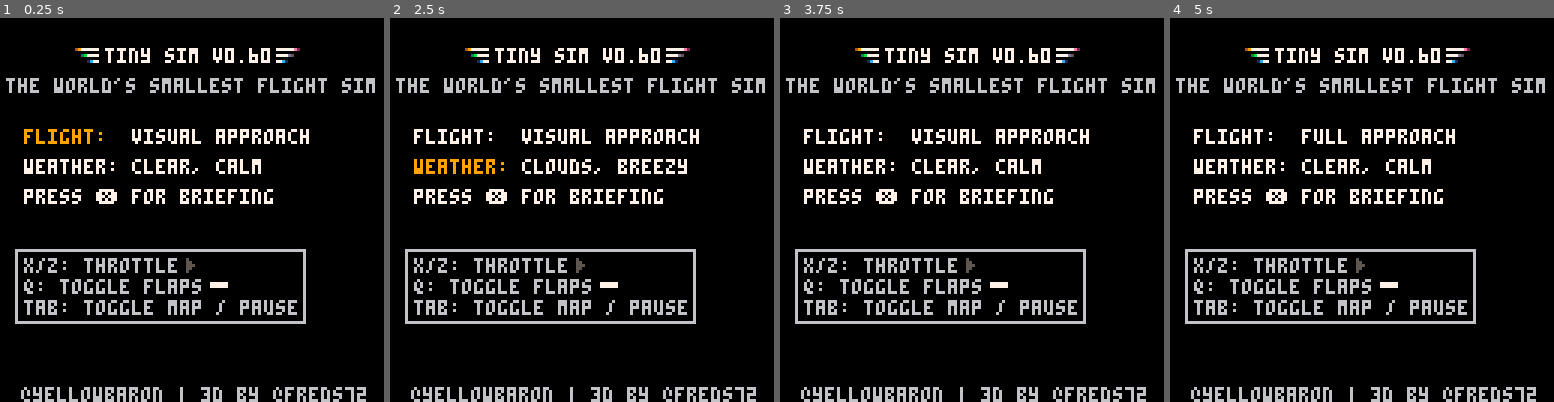
Above: before the commit, frames 1-4 (left to right).
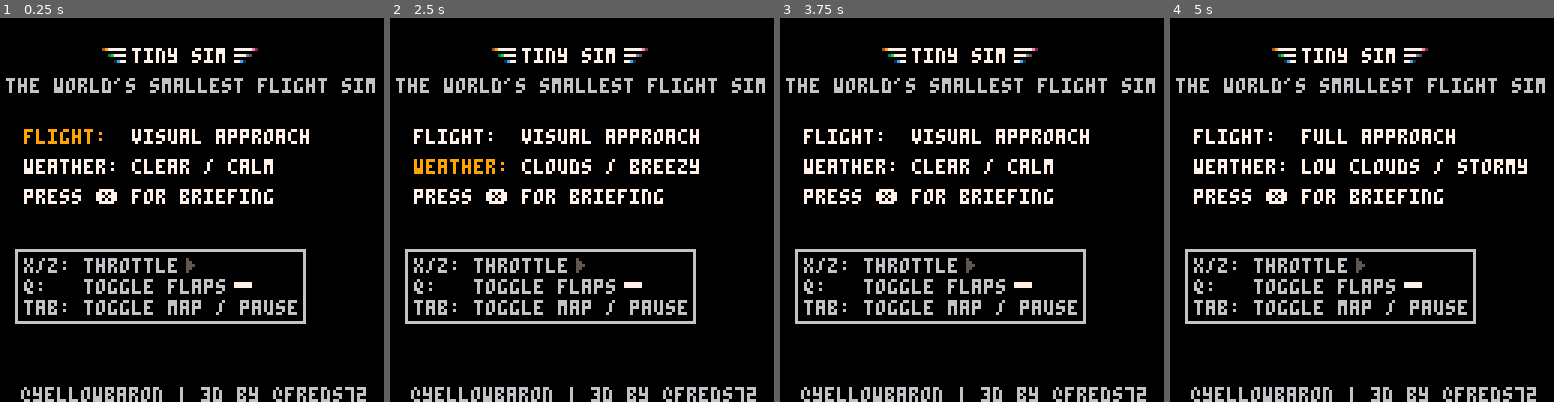
Above: after the commit, the same moments.

Repository: freds72/tiny_sim
Game: PICO-8 cartridge carts/tinysim.p8
Two runs of this game, one before a commit and one after it. Both use one fixed random seed, a clock stepped at 60 frames per second and the inputs below.
Inputs:
- Up to frame 1 (0.25 s): no input
- Up to frame 2 (2.5 s): tap X (X key) at 0.33, 1.07, 1.85 s; tap O (Z key) at 0.7, 1.7, 2.1 s; hold Right 1.6-2.1 s; hold Up 2.15-2.42 s; hold Right from 2.47 s (still down)
- Up to frame 3 (3.75 s): tap O (Z key) every 0.4 s from 2.5 to 3.7 s; tap X (X key) at 2.97 s; release Right at 3.03 s; hold Left 3.08-3.58 s; hold Down from 3.63 s (still down)
- Up to frame 4 (5 s): release Down at 3.97 s; hold Right 4.02-4.68 s; tap X (X key) at 4.08 s; tap O (Z key) at 4.1, 4.5, 4.9 s; hold Up from 4.73 s (still down)

The runs differ from the first frame. In frame 1, 2.0% of the frame differs, in the area x 15-79%, y 7-72%; in frame 2, 2.0%; in frame 3, 2.0%; in frame 4, 2.6%, in the area x 15-93%, y 7-72%.

Commit message:
scenario now includes weather & minor changes

Diff:
--- a/carts/tinysim.p8
+++ b/carts/tinysim.p8
@@ -4,25 +4,25 @@
 --tiny sim 0.60
 --@yellowbaron, 3d engine @freds72
 
---scenarios (name,lat,lon,hdg,alt,pitch,bank,throttle,tas,gps dto,nav1,nav2)
+--scenarios (name,lat,lon,hdg,alt,pitch,bank,throttle,tas,gps dto,nav1,nav2,wx)
 local scenarios={
-	{"visual approach",-417,326.3,85,600,-1,0,25,112,3,2,1},
- {"final approach",-408.89,230.77,85,1000,1,0,75,112,3,2,1},
- {"full approach",-222.22,461.54,313,3000,0,0,91,112,3,2,1},
-	{"engine failure!",-422.2,408,85,500,10,0,0,65,4,2,5},
- {"unusual attitude",-222.22,461.54,330,450,99,99,100,112,3,2,1},
-	{"free flight",-422.2,384.6,85,0,0,0,0,0,3,2,1}}
+	{"visual approach",-417,326.3,85,600,-1,0,25,112,3,2,1,1},
+ {"final approach",-408.89,230.77,85,1000,1,0,75,112,3,2,1,2},
+ {"full approach",-222.22,461.54,313,3000,0,0,91,112,3,2,1,3},
+	{"engine failure!",-422.2,408,85,500,10,0,0,65,4,2,5,1},
+ {"unusual attitude",-222.22,461.54,330,450,99,99,100,112,3,2,1,1},
+	{"free flight",-422.2,384.6,85,0,0,0,0,0,3,2,1,1}}
 
 --weather (name,wind,ceiling)
 local wx={
-	{"clear, calm",{0,0},20000},
- {"clouds, breezy",{60,10},500},
- {"low clouds, stormy",{10,30},200}}
+	{"clear / calm",{0,0},20000},
+ {"clouds / breezy",{60,10},500},
+ {"low clouds / stormy",{10,30},200}}
 
 --airport and navaid database (rwy hdg < 180)
 local db={
 	{-251.11,430.77,"pco","vor"},
- {-422.2,384.6,"itn","ils",85}, --370
+ {-422.2,384.6,"itn","ils",85},
  {-422.2,384.6,"tny","apt",85},
  {-66.67,153.85,"smv","apt",40},
  {-177.78,246.15,"wee","vor"}}
@@ -80,7 +80,7 @@
  item=0
  scen=1
  wnd=1
- --
+ --flight
  rpm=2200
  vs=0
  aoa=0
@@ -89,12 +89,12 @@
  blag=0 --bank lag
  plag=0 --pitch lag
  slag=0 --stall lag
- --
+ --navigation
  brg={}
  dist={}
  crs=0
  cdi=0
- --
+ --other
 	onground=false
 	hardlanding=0 --0: soft, 1: hard, 2:crash
  flight={}
@@ -609,9 +609,9 @@
 function drawmenu()
   local c = frame%16<8 and 7 or 9
   cls()
-  spr(2,25,10)
-  spr(3,92,10)
-  print("tiny sim v0.60",35,10,7)
+  spr(2,34,10)
+  spr(3,78,10)
+  print("tiny sim",44,10,7)
   print("the world's smallest flight sim",2,20,6)
   print("flight:",8,37,item==0 and c or 7)
   print(scenarios[scen][1],44,37,7)
@@ -619,10 +619,10 @@
   print(wx[wnd][1],44,47,7)
   print("press ❎ for briefing",8,57,7)
   print("x/z: throttle",8,80,6)
-  print("q: toggle flaps",8,87,6)
+  print("q:   toggle flaps",8,87,6)
   print("tab: toggle map / pause",8,94,6)
   rect(5,77,101,101,6)
-  rectfill(70,88,75,89,7) --flaps
+  rectfill(78,88,83,89,7) --flaps
   spr(4,62,80) --throttle
   print("@yellowbaron | 3d by @freds72",7,123,6)
 end
@@ -637,8 +637,8 @@
     --navaids
     if l[4]=="vor" then
       spr(39,x,y)
-      print(l[3],x+9,y+1,7)
-    elseif l[4]=="ils" then
+      if(zoom<8) print(l[3],x+9,y+1,7)
+    elseif l[4]=="ils" and zoom<8 then
       local a=(l[5]-3)/360
       local b=(l[5]+3)/360
       local _x=sin(a)
@@ -670,9 +670,13 @@
 			 rectfill(0,9,127,15,5)
 				print("pause",10,10,c)
 		end
-  print(zoom.." nm",112,110,7)
-  spr(21,112,107)
-		print("tab: cockpit, z: menu, \131\148: zoom",0,123,6)
+  print(zoom.." nm",105,110,7)
+  spr(21,105,107)
+  if hardlanding==2 then
+		  print("z: back to menu  \131\148:zoom",0,123,6)
+		else
+		  print("tab: fly  z: menu  \131\148:zoom",0,123,6)
+		end
 end
 
 function scalemap(_x,_y)
@@ -813,6 +817,7 @@
       if item==0 then
         scen+=1
         if(scen==#scenarios+1) scen=1
+								wnd=scenarios[scen][13]
       elseif item==1 then
         wnd+=1
         if(wnd==#wx+1) wnd=1
@@ -821,6 +826,7 @@
       if item==0 then
         scen-=1
         if(scen==0) scen=#scenarios
+								wnd=scenarios[scen][13]
       elseif item==1 then
         wnd-=1
         if(wnd==0) wnd=#wx
@@ -831,10 +837,10 @@
       _init()
     elseif btnp(2) then --up
 					 zoom*=2
-						zoom=mid(0.5,zoom,4)
+						zoom=mid(0.5,zoom,8)
 				elseif btnp(3) then --down
 					 zoom/=2
-						zoom=mid(0.5,zoom,4)
+						zoom=mid(0.5,zoom,8)
 				elseif btnp(4,1) then --tab
 						menu=0
     end
